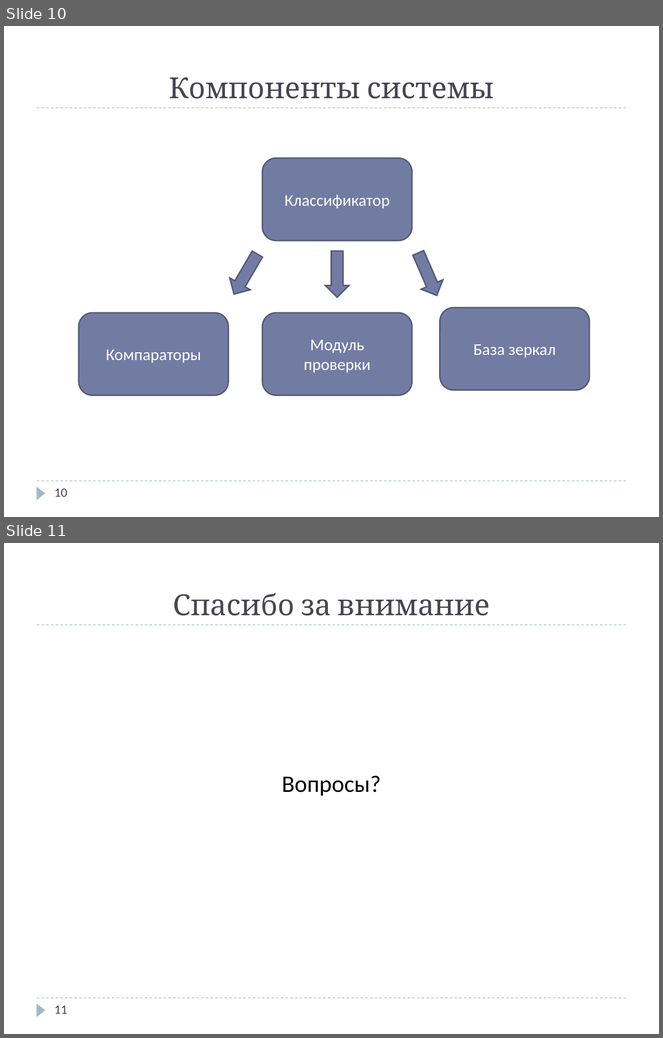
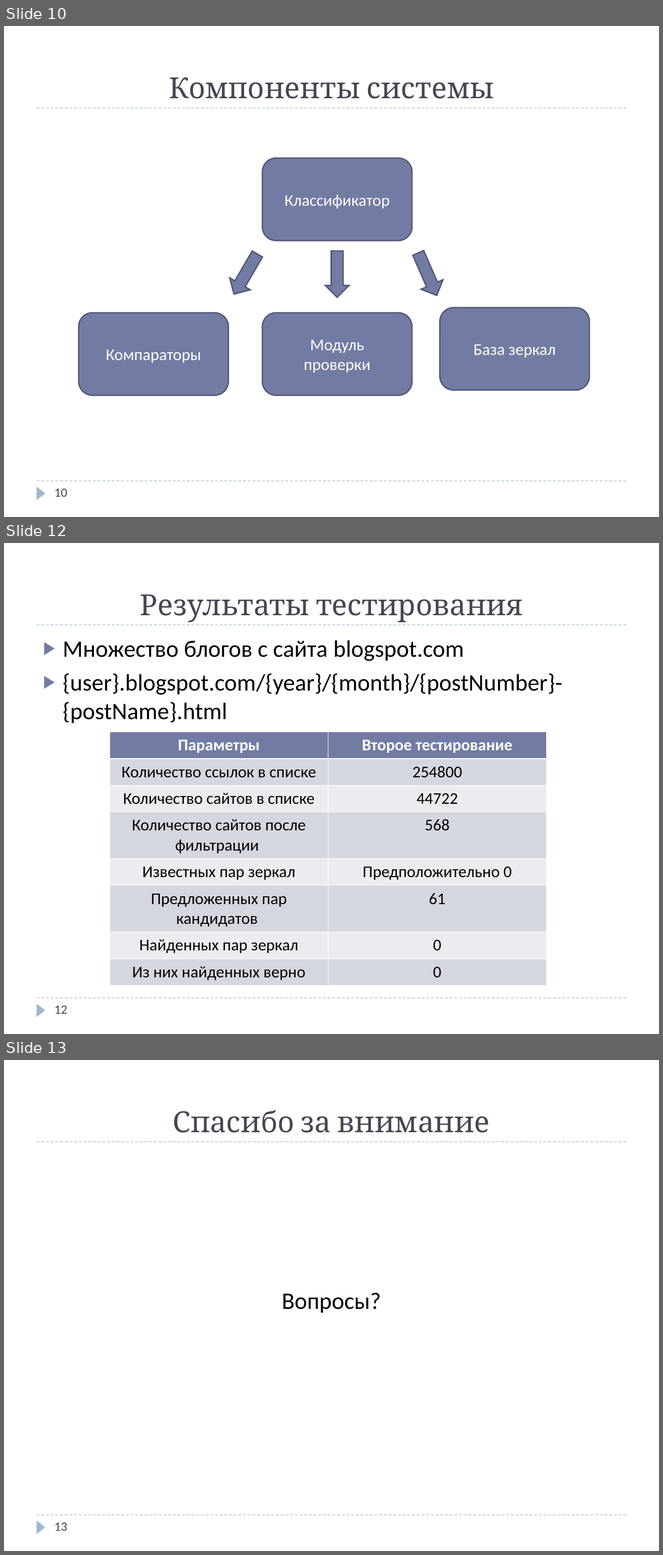
Before and after one commit to Blooof/bach, a slide deck: final/Defence.ppt. Shown one above the other, each under a label of ours: slides 10 and 11 before the commit, slides 10, 12 and 13 after it; the slides between them are not shown. The pictures are 663x1038 and 663x1555 pixels, drawn with LibreOffice and Linux fonts; fonts in the diff are those of the drawing. Boxes give left, top, right and bottom in pixels: in the first picture for what was removed or moved away, otherwise in the second. Text is boxed around its words. In the diff, an @@ line names an element or a change of style, - is before the commit and + after.

```diff
--- a/final/Defence.ppt
+++ b/final/Defence.ppt
@@ slide 12 added at <box>4,543,659,1034</box>, background #FFFFFF; not listed: 3 template elements that a slide beside it also shows @@
@@ title added at <box>140,594,522,623</box>, 32 pt, text #464653 @@
+Результаты тестирования
@@ text added at <box>63,640,562,723</box>, 26 pt, text #000000 @@
+▶ Множество блогов с сайта blogspot.com
+▶ {user}.blogspot.com/{year}/{month}/{postNumber}-{postName}.html
@@ table added at <box>110,732,546,982</box>, 8 rows, 2 columns @@
+Параметры | Второе тестирование
+Количество ссылок в списке | 254800
+Количество сайтов в списке | 44722
+Количество сайтов после фильтрации | 568
+Известных пар зеркал | Предположительно 0
+Предложенных пар кандидатов | 61
+Найденных пар зеркал | 0
+Из них найденных верно | 0
@@ page number added at <box>54,1006,67,1014</box>, 14 pt, text #464653 @@
+12
@@ what was slide 11 is now slide 13 @@
@@ page number at <box>54,1523,67,1531</box>: text changed @@
-11
+13
```
Also in this commit, not shown: 1 other slide added, 6 other files.
